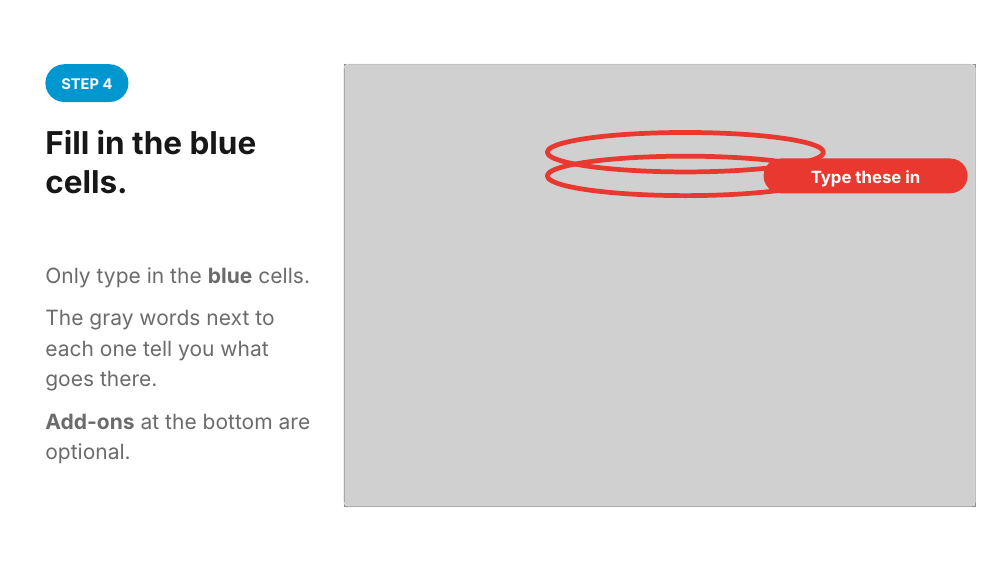
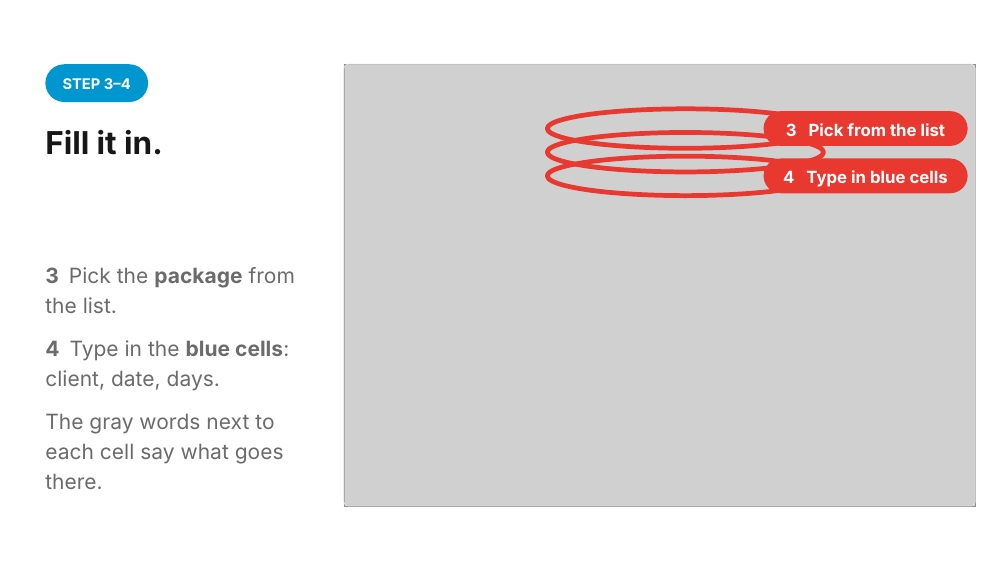
Before and after one commit to juandangooo/ok, a slide deck: slide 3 of one-pager/guide/How-to-Make-a-Quote.pptx (slide 6 before the commit). Drawn at 1008x567 pixels with LibreOffice and Linux fonts; fonts in the diff are those of the drawing; grey boxes stand for pictures. Boxes give left, top, right and bottom in pixels: in the first picture for what was removed or moved away, otherwise in the second. Text is boxed around its words. In the diff, an @@ line names an element or a change of style, - is before the commit and + after.

```diff
--- a/one-pager/guide/How-to-Make-a-Quote.pptx
+++ b/one-pager/guide/How-to-Make-a-Quote.pptx
@@ rounded rectangle: place and size @@
-rounded rectangle at [45,64,129,102]
+rounded rectangle at [45,64,148,102]
@@ text at [63,78,131,89]: text changed @@
-STEP 4
+STEP 3–4
@@ ellipse added at [547,109,823,148], outline #E8382F 4.5 pt @@
@@ rounded rectangle added at [764,111,968,146], fill #E8382F @@
@@ text at [45,130,163,155]: text changed @@
-Fill in the blue cells.
+Fill it in.
@@ text added at [786,123,946,136], 16 pt, text #FFFFFF, bold @@
+3 Pick from the list
@@ text at [783,170,948,187]: text changed @@
-Type these in
+4 Type in blue cells
@@ text at [45,267,295,489]: text changed @@
-Only type in the blue cells.
-The gray words next to each one tell you what goes there.
-Add-ons at the bottom are optional.
+3 Pick the package from the list.
+4 Type in the blue cells: client, date, days.
+The gray words next to each cell say what goes there.
```
Also in this commit, not shown: 2 other slides changed, 3 slides added, 11 slides removed, 19 other files.
